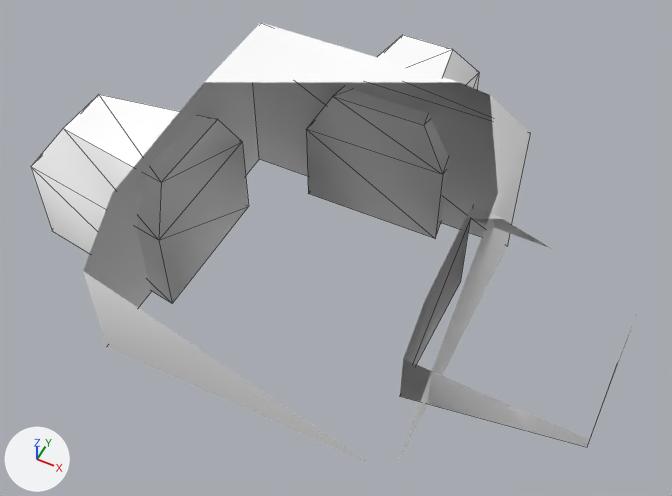
The OBJ model Assets/Art/Nova1492/GXConverted/Models/UnitParts/Accessories/datan_common_acp1hp_f1fdac64.obj: old version first, new version second.
Rendered twice from a 50 mm lens placed at (0.479, -0.882, 1.174), pointed at (0.008, 0.058, -0.001). Arrows for +X, +Y and +Z are at lower left; the lights stay in place. The picture after the commit comes second. Mesh edges are drawn as thin lines. Everything nearer to the camera than a plane just in front of the edit is cut away. Where no turn or scale is listed for an object, it has been applied to the vertices. Vertices at exactly the same position are counted once.

Script lines for the objects in view, before the commit:
```python
me_datan_common_acp1hp_f1fdac64 = bpy.data.meshes.new('datan_common_acp1hp_f1fdac64')
me_datan_common_acp1hp_f1fdac64.from_pydata(...)  # 48 vertices, 69 faces; spans x -0.494..0.498, y -0.25..0.494, z -0.066..0.31
me_datan_common_acp1hp_f1fdac64.materials.append(mat_datan_common_acp1hp_f1fdac64)  # its picture is missing
# before: 36 (0.437, 0.052, 0.176), 41 (0.211, 0.132, 0.096) at pixel (470, 218), 43 (0.211, 0.132, -0.063) at pixel (460, 282), 46 (0.498, 0.089, 0.096), 47 (0.498, 0.089, -0.063) at pixel (617, 362)
ob_datan_common_acp1hp_f1fdac64 = bpy.data.objects.new('datan_common_acp1hp_f1fdac64', me_datan_common_acp1hp_f1fdac64)
ob_datan_common_acp1hp_f1fdac64.location = (0.0, 0.0, 0.0)
```
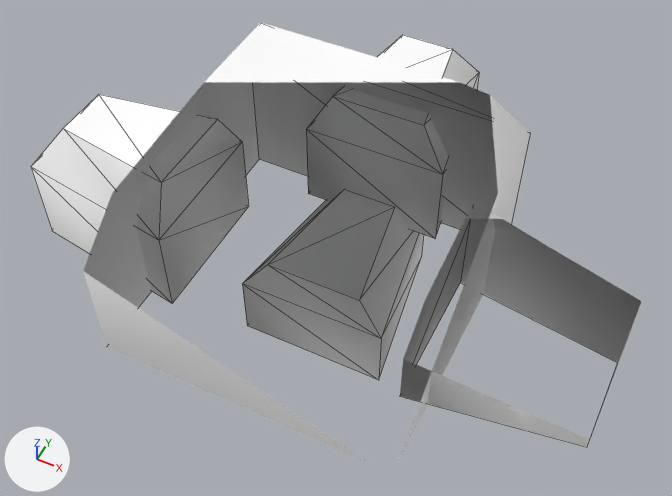
Location of each change, [x1, y1, x2, y2] in pixels of the pictures (672 x 496 px):
'datan_common_acp1hp_f1fdac64', reshaped
    before: [31, 23, 639, 464]
    after: [31, 23, 641, 464]
'datan_common_acp1hp_f1fdac64_mesh01', added
    after: [242, 190, 424, 380]
part 1 of me_datan_common_acp1hp_f1fdac64, added
    after: [460, 219, 641, 363]

What changed in the scene script:
```text
Change me_datan_common_acp1hp_f1fdac64:
    used by ob_datan_common_acp1hp_f1fdac64; location = (0.0, 0.0, 0.0)
    verts and faces of me_datan_common_acp1hp_f1fdac64; kept vertices keep their numbers, new ones are numbered from 48
    remove me_datan_common_acp1hp_f1fdac64.from_pydata(...)  # 48 vertices, 69 faces; spans x -0.494..0.498, y -0.25..0.494, z -0.066..0.31
    add me_datan_common_acp1hp_f1fdac64.from_pydata(...)  # 48 vertices, 72 faces; spans x -0.494..0.498, y -0.25..0.494, z -0.066..0.31
    me_datan_common_acp1hp_f1fdac64 part 1
    add faces += [(36, 46, 41), (41, 46, 43), (43, 46, 47)]
Add me_datan_common_acp1hp_f1fdac64_mesh01:
    me_datan_common_acp1hp_f1fdac64_mesh01.from_pydata([(-0.05, 0.21, -0.021), (-0.086, -0.011, -0.021), (0.05, 0.21, -0.021), (0.086, -0.011, -0.021), (0.133, -0.024, -0.083), (-0.133, -0.024, -0.083), (0.133, -0.024, -0.206), (-0.133, -0.024, -0.206), (0.088, 0.273, -0.083), (0.088, 0.273, -0.206), (-0.088, 0.273, -0.083), (-0.088, 0.273, -0.206)], [], [(0, 1, 2), (3, 2, 1), (3, 1, 4), (5, 4, 1), (4, 5, 6), (7, 6, 5), (2, 3, 8), (4, 8, 3), (8, 4, 9), (6, 9, 4), (0, 2, 10), (8, 10, 2), (10, 8, 11), (9, 11, 8), (1, 0, 5), (10, 5, 0), (5, 10, 7), (11, 7, 10)])
    me_datan_common_acp1hp_f1fdac64_mesh01.materials.append(mat_datan_common_acp1hp_f1fdac64)  # its picture is missing
Add ob_datan_common_acp1hp_f1fdac64_mesh01:
    ob_datan_common_acp1hp_f1fdac64_mesh01 = bpy.data.objects.new('datan_common_acp1hp_f1fdac64_mesh01', me_datan_common_acp1hp_f1fdac64_mesh01)
    ob_datan_common_acp1hp_f1fdac64_mesh01.location = (0.0, 0.0, 0.0)
```
